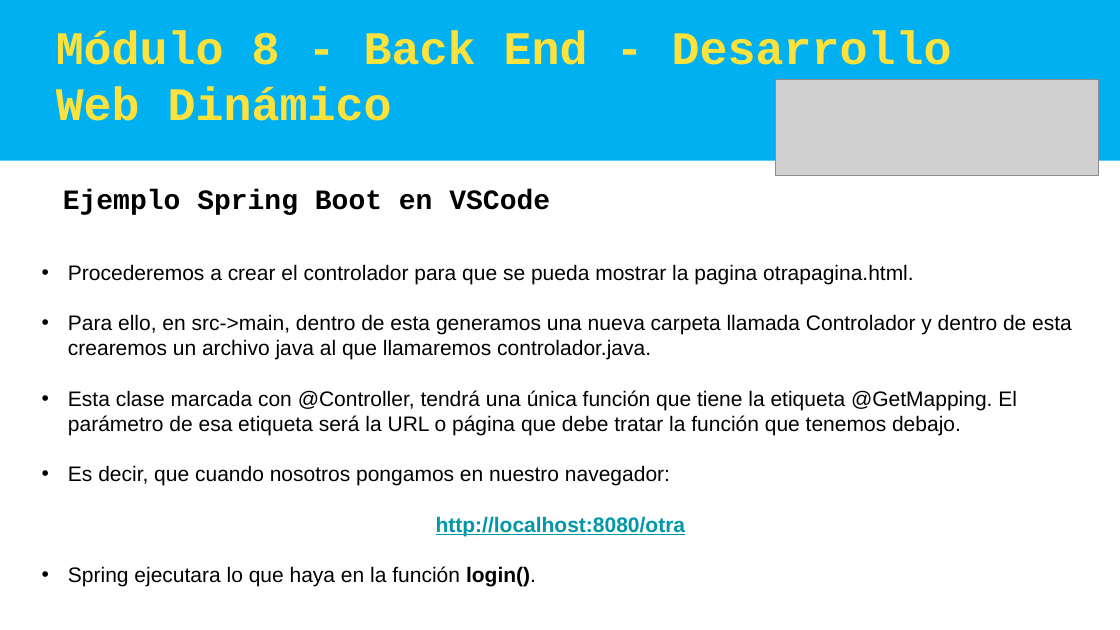
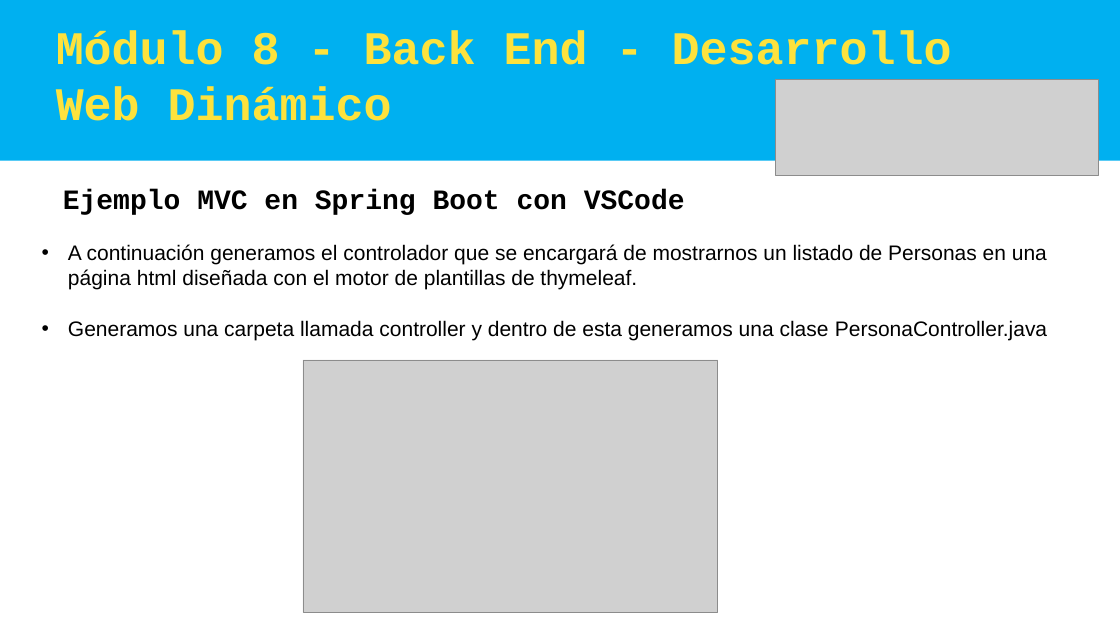
Before and after one commit to cesarprogramador/Angular, a slide deck: slide 26 of Argentina Programa - SpringBoot MVC.pptx (slide 20 before the commit). Drawn at 1120x630 pixels with LibreOffice and Linux fonts; fonts in the diff are those of the drawing; grey boxes stand for pictures. Boxes give left, top, right and bottom in pixels: in the first picture for what was removed or moved away, otherwise in the second. Text is boxed around its words. In the diff, an @@ line names an element or a change of style, - is before the commit and + after.

```diff
--- a/Argentina Programa - SpringBoot MVC.pptx
+++ b/Argentina Programa - SpringBoot MVC.pptx
@@ text at (63,189,685,215): text changed @@
-Ejemplo Spring Boot en VSCode
+Ejemplo MVC en Spring Boot con VSCode
@@ text at (68,244,1047,340): text changed @@
-• Procederemos a crear el controlador para que se pueda mostrar la pagina otrapagina.html.
-• Para ello, en src->main, dentro de esta generamos una nueva carpeta llamada Controlador y dentro de esta crearemos un archivo java al que llamaremos controlador.java.
-• Esta clase marcada con @Controller, tendrá una única función que tiene la etiqueta @GetMapping. El parámetro de esa etiqueta será la URL o página que debe tratar la función que tenemos debajo.
-• Es decir, que cuando nosotros pongamos en nuestro navegador:
-http://localhost:8080/otra
-• Spring ejecutara lo que haya en la función login().
+• A continuación generamos el controlador que se encargará de mostrarnos un listado de Personas en una página html diseñada con el motor de plantillas de thymeleaf.
+• Generamos una carpeta llamada controller y dentro de esta generamos una clase PersonaController.java
@@ picture added at (303,360,718,613) @@
```
Also in this commit, not shown: 18 other slides changed, 31 slides added, 1 slide removed.
